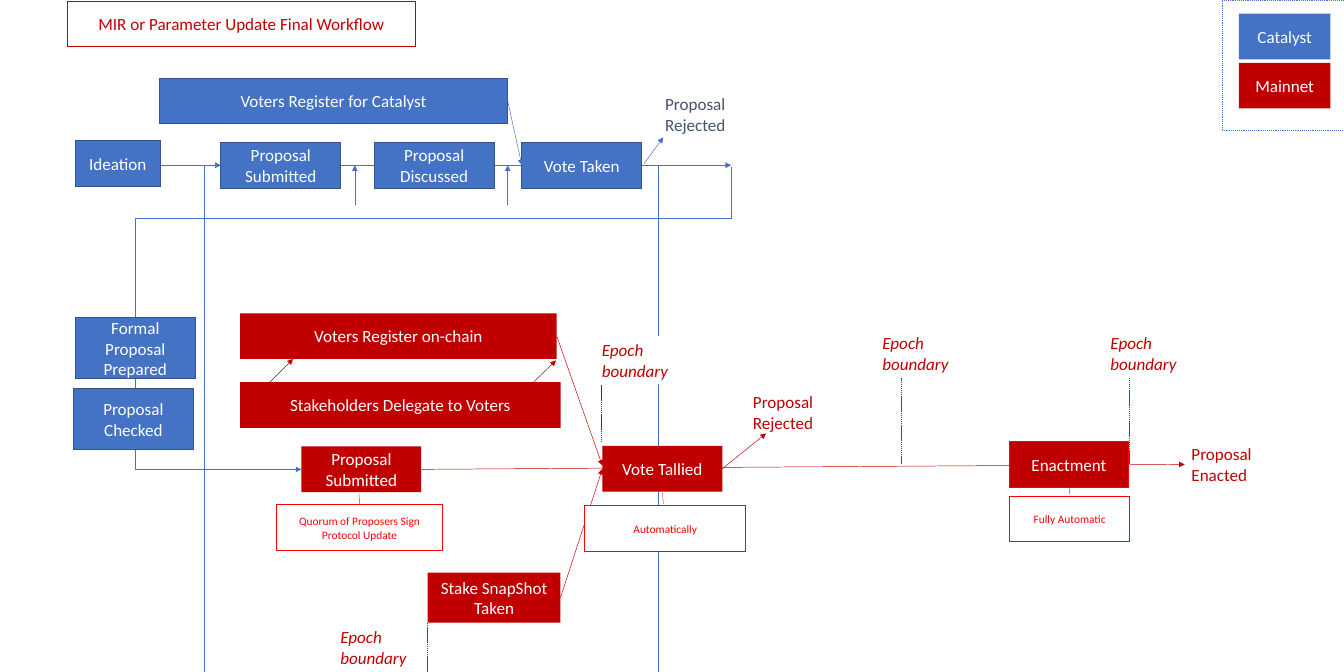
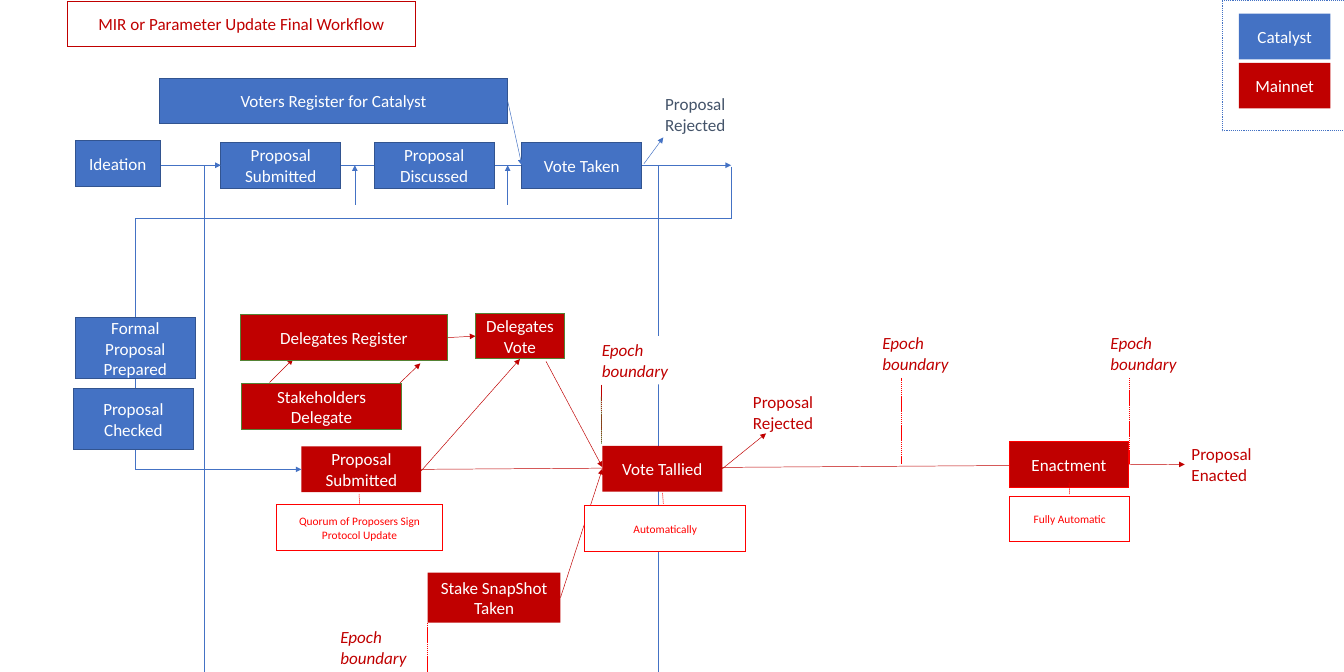
Before and after one commit to IntersectMBO/cardano-ledger, a slide deck: slide 1 of voltaire/design-doc/Workflow.pptx (slide 3 before the commit). Drawn at 1344x672 pixels with LibreOffice and Linux fonts; fonts in the diff are those of the drawing. Boxes give left, top, right and bottom in pixels: in the first picture for what was removed or moved away, otherwise in the second. Text is boxed around its words. In the diff, an @@ line names an element or a change of style, - is before the commit and + after.

```diff
--- a/voltaire/design-doc/Workflow.pptx
+++ b/voltaire/design-doc/Workflow.pptx
@@ rectangle "Delegates Register" at [240, 315, 448, 360]: outline none to #548235 1 pt @@
@@ rectangle "Delegates Register": place and size @@
-rectangle "Delegates Register" at [240, 313, 557, 359]
+rectangle "Delegates Register" at [240, 315, 448, 360]
@@ rectangle added at [475, 313, 564, 359], fill #C00000, outline #548235 1 pt, 18 pt, text #FFFFFF @@
+Delegates Vote
@@ text in rectangle at [280, 332, 408, 347]: text changed @@
-Voters Register on-chain
+Delegates Register
@@ arrow added from (421, 471) to (520, 359), #C00000 0.5 pt @@
@@ arrow added from (448, 337) to (475, 336), #C00000 0.5 pt @@
@@ rectangle "Stakeholders Delegate": place and size @@
-rectangle "Stakeholders Delegate" at [240, 382, 561, 428]
+rectangle "Stakeholders Delegate" at [241, 384, 401, 429]
@@ rectangle "Stakeholders Delegate" at [241, 384, 401, 429]: outline none to #548235 1 pt @@
@@ arrow moved from (533, 382) - (556, 360) to (397, 385) - (420, 363) @@
@@ arrow moved from (556, 336) - (602, 466) to (546, 361) - (602, 467) @@
@@ text in rectangle at [277, 391, 366, 426]: text changed @@
-Stakeholders Delegate to Voters
+Stakeholders Delegate
@@ line added from (601, 397) to (601, 444), #548235 0.5 pt dashed @@
```
Also in this commit, not shown: 3 other slides changed, 5 other files.
